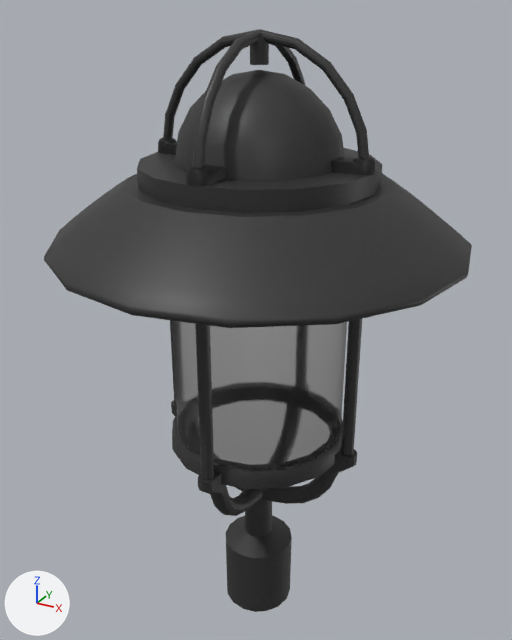
The Blender file Beleuchtung/Lampen/blender/Alte_Stadt.blend as it was, and as the next commit left it.
Rendered twice from a 50 mm camera at (0.412, -0.757, 0.845) aimed at (-0.013, 0.016, 0.458). The lights are fixed; the arrows at lower left show +X, +Y and +Z.

Names of what the first picture shows: 'Alte Stadt'.
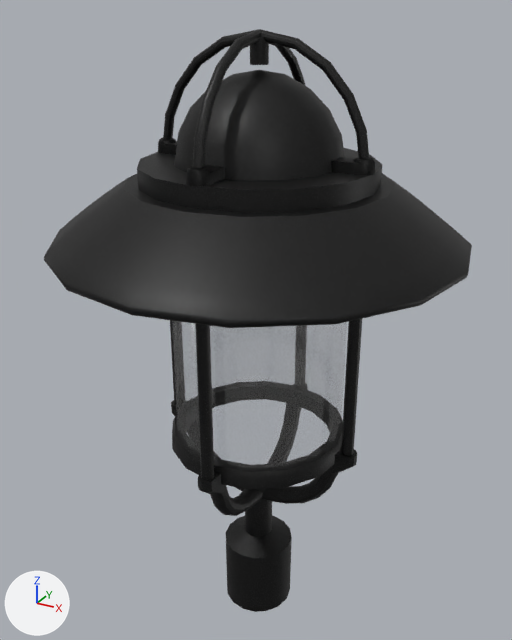
Changed parts and their boxes [x1, y1, x2, y2] in the pictures (512 x 640 px):
'Alte Stadt', surface changed (grey to black): [44, 29, 470, 612] in both

Edits to the bpy script that builds the scene:
```text
Change mat_material:
    add mat_material.specular_ior_level = 1.0
    mat_material.metallic: 0.0 -> 0.9
Change mat_glas:
    where n0 = _N.new('ShaderNodeOutputMaterial'); n0.name = 'Material Output'
    remove n1 = _N.new('ShaderNodeBsdfGlass'); n1.name = 'Glass BSDF'
    remove n1.distribution = 'GGX'
    remove n1.inputs[1].default_value = 0.583  # 'Roughness'
    remove n1.inputs[2].default_value = 1.01  # 'IOR'
    remove _L.new(n1.outputs[0], n0.inputs[0])  # 'BSDF' to 'Surface'
    add n2 = _N.new('ShaderNodeBsdfPrincipled'); n2.name = 'Principled BSDF'
    add n2.distribution = 'GGX'
    add n2.subsurface_method = 'RANDOM_WALK_SKIN'
    add n2.inputs[1].default_value = 0.9  # 'Metallic'
    add n2.inputs[2].default_value = 0.1  # 'Roughness'
    add n2.inputs[4].default_value = 0.2  # 'Alpha'
    add _L.new(n2.outputs[0], n0.inputs[0])  # 'BSDF' to 'Surface'
```
